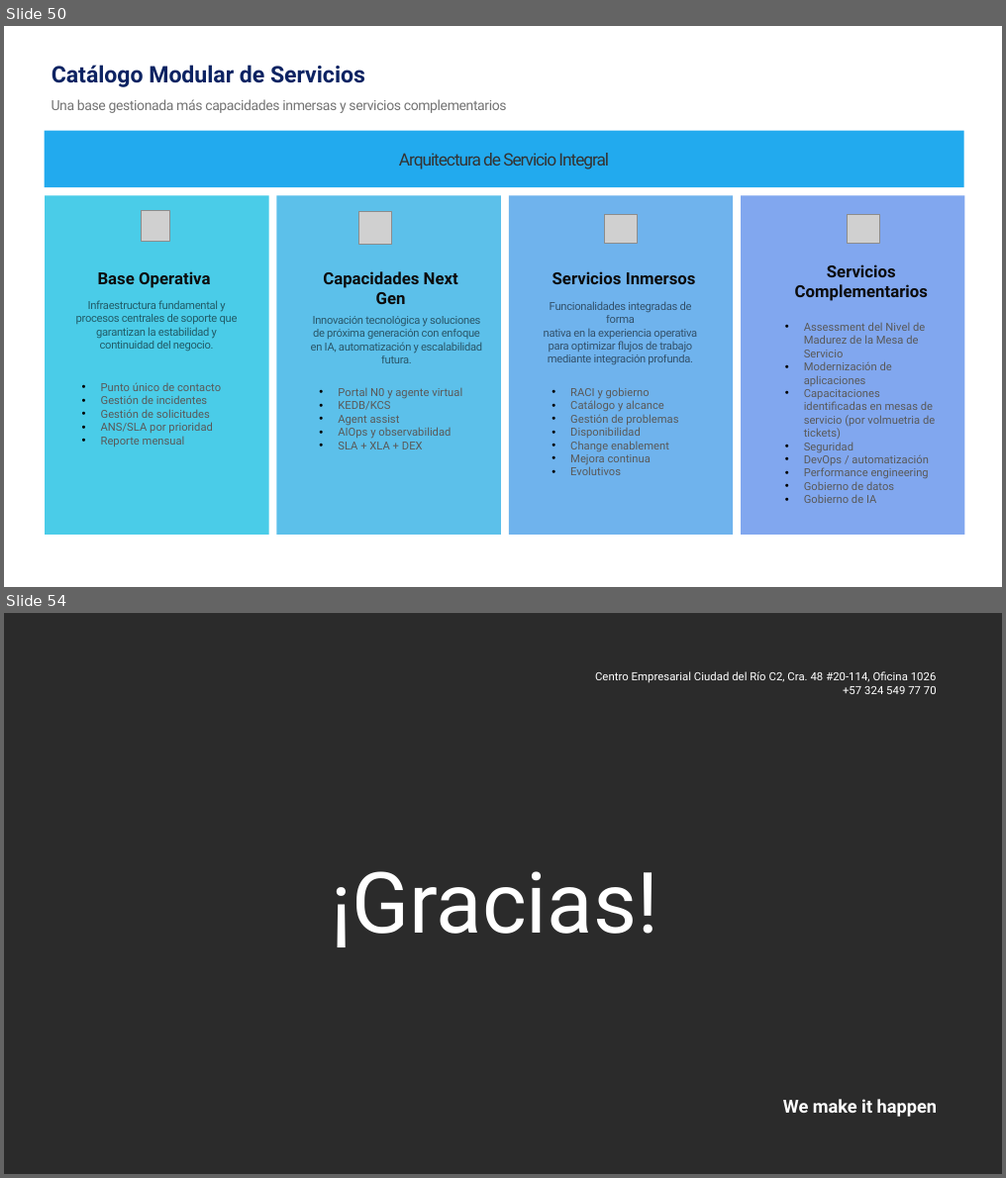
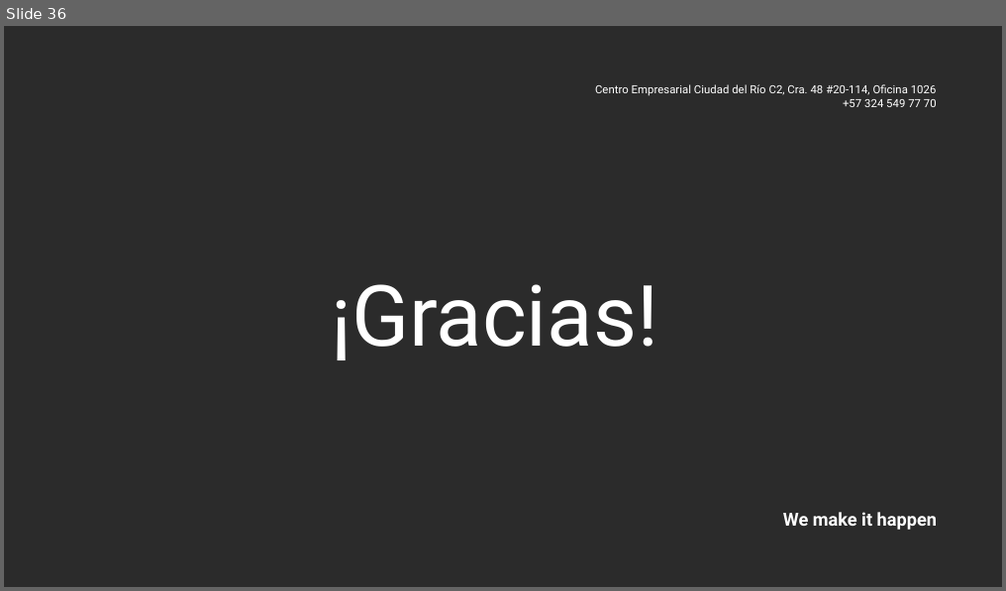
Before and after one commit to nataliazarthapersonalsoft/mesadeservicio-modernizacionaplicaciones, a slide deck: 01-Ideacion/01-benchmarking/Benchmarking Mesa de Servicio.pptx. Shown one above the other, each under a label of ours: slides 50 and 54 before the commit, slide 36 after it; the slides between them are not shown. The pictures are 1006x1178 and 1006x591 pixels, drawn with LibreOffice and Linux fonts; fonts in the diff are those of the drawing; grey boxes stand for pictures; background and template pictures are left out; a plain dark background stands for a picture behind light text. Boxes give left, top, right and bottom in pixels: in the first picture for what was removed or moved away, otherwise in the second. Text is boxed around its words. In the diff, an @@ line names an element or a change of style, - is before the commit and + after.

Commit message:
subir mejoras

```diff
--- a/01-Ideacion/01-benchmarking/Benchmarking Mesa de Servicio.pptx
+++ b/01-Ideacion/01-benchmarking/Benchmarking Mesa de Servicio.pptx
@@ slide 50 removed at (4,26,1002,587), background #FFFFFF @@
@@ text removed at (52,65,365,87) @@
-Catálogo Modular de Servicios
@@ text removed at (52,99,507,113) @@
-Una base gestionada más capacidades inmersas y servicios complementarios
@@ rectangle removed at (44,131,964,187) @@
@@ text removed at (399,153,609,170) @@
-Arquitectura de Servicio Integral
@@ rectangle removed at (45,195,269,535) @@
@@ rectangle removed at (276,195,501,535) @@
@@ rectangle removed at (509,195,734,535) @@
@@ rectangle removed at (741,195,965,535) @@
@@ picture removed at (142,210,169,242) @@
@@ picture removed at (359,211,392,245) @@
@@ picture removed at (605,215,638,244) @@
@@ picture removed at (847,215,880,244) @@
@@ text removed at (98,272,210,288) @@
-Base Operativa
@@ text removed at (323,272,458,304) @@
-Capacidades Next Gen
@@ text removed at (552,272,696,284) @@
-Servicios Inmersos
@@ text removed at (795,265,928,301) @@
-Servicios Complementarios
@@ text removed at (76,300,238,351) @@
-Infraestructura fundamental y
-procesos centrales de soporte que
-garantizan la estabilidad y
-continuidad del negocio.
@@ text removed at (311,316,482,364) @@
-Innovación tecnológica y soluciones
-de próxima generación con enfoque
-en IA, automatización y escalabilidad
-futura.
@@ text removed at (544,301,697,365) @@
-Funcionalidades integradas de forma
-nativa en la experiencia operativa
-para optimizar flujos de trabajo
-mediante integración profunda.
@@ text removed at (804,322,935,503) @@
-• Assessment del Nivel de Madurez de la Mesa de Servicio
-• Modernización de aplicaciones
-• Capacitaciones identificadas en mesas de servicio (por volmuetria de tickets)
-• Seguridad
-• DevOps / automatización
-• Performance engineering
-• Gobierno de datos
-• Gobierno de IA
@@ text removed at (101,382,221,447) @@
-• Punto único de contacto
-• Gestión de incidentes
-• Gestión de solicitudes
-• ANS/SLA por prioridad
-• Reporte mensual
@@ text removed at (338,388,462,450) @@
-• Portal N0 y agente virtual
-• KEDB/KCS
-• Agent assist
-• AIOps y observabilidad
-• SLA + XLA + DEX
@@ text removed at (570,387,678,475) @@
-• RACI y gobierno
-• Catálogo y alcance
-• Gestión de problemas
-• Disponibilidad
-• Change enablement
-• Mejora continua
-• Evolutivos
@@ what was slide 54 is now slide 36 @@
```
Also in this commit, not shown: 7 slides changed, 6 slides added, 23 other slides removed, 5 other files.
